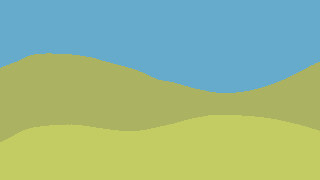
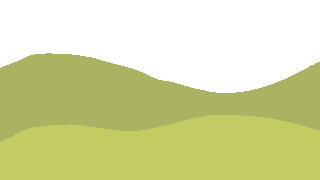
Comparing the layer stacks of the two 320 x 180 images. Changes:
hid "Background" over (x1=0, y1=0, x2=320, y2=93)
